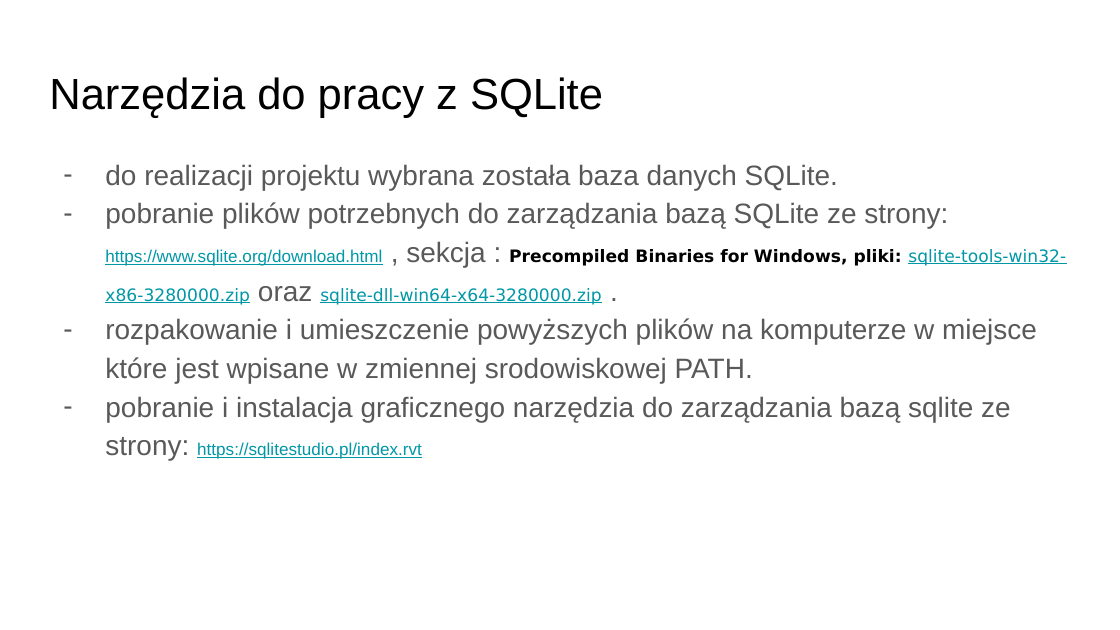
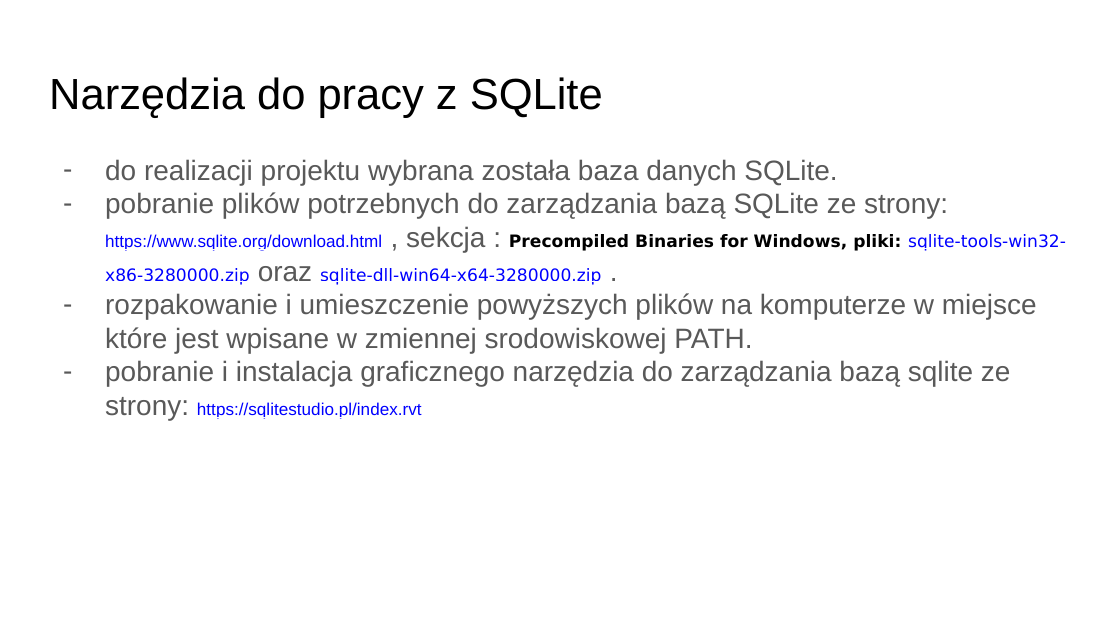
Before and after one commit to PrzemekN/wyposazenie, a slide deck: slide 2 of Projekt bazy danych Wyposazenie.pptx. Drawn at 1120x630 pixels with LibreOffice and Linux fonts; fonts in the diff are those of the drawing. Boxes give left, top, right and bottom in pixels: in the first picture for what was removed or moved away, otherwise in the second. Text is boxed around its words. In the diff, an @@ line names an element or a change of style, - is before the commit and + after.

```diff
--- a/Projekt bazy danych Wyposazenie.pptx
+++ b/Projekt bazy danych Wyposazenie.pptx
@@ text "do realizacji projektu wybrana została ..." at bbox=[105, 159, 1066, 420]: text colour #0097A7 to #0000FF in "https://www.sqlite.org/download.html sqlite-tools-win32-x86- ...", "https://sqlitestudio.pl/index.rvt"; indent changed; line spacing 1.15 to 1 @@
```
Also in this commit, not shown: 7 other slides changed, 1 slide added, 1 other file.
